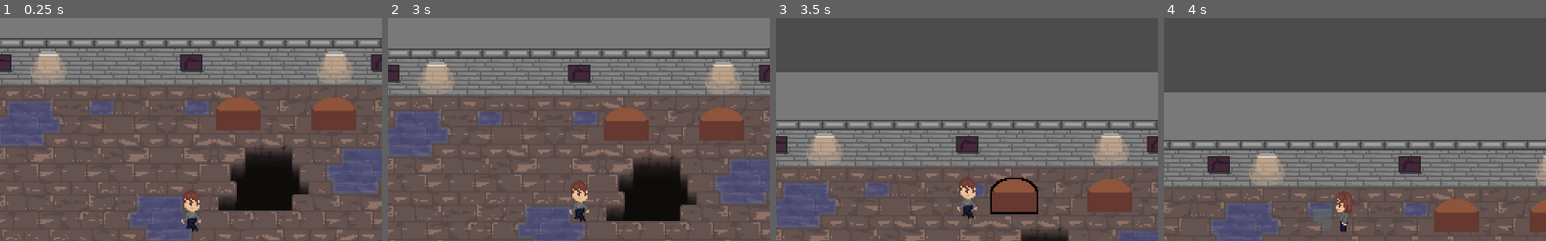
Above: before the commit, frames 1-4 (left to right).
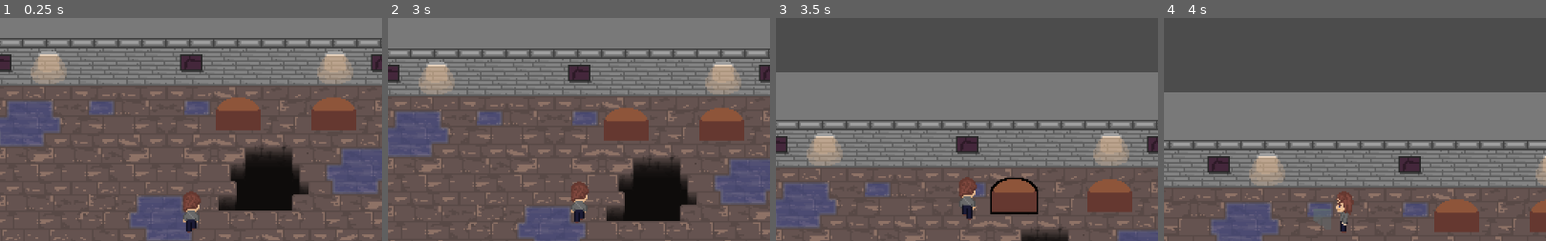
Above: after the commit, the same moments.

Repository: Drauthius/ld45
Game: Godot game, scene res://scn/Game.tscn
The game is run twice, just before and just after one commit, with the same random seed, the same clock (stepped at 60 frames per second) and the same inputs.
Inputs (mouse positions are % of the whole screen's width and height, from its top left):
- Up to frame 1 (0.25 s): no input
- Up to frame 2 (3 s): tap Enter (player_interact) at 0.5, 2, 2.1 s; move the mouse to (72, 45) at 0.52 s; hold Right (player_right) 0.53-1.28 s; hold Space (player_attack) 0.53-1.28 s; click (72, 45) at 0.67 s; move the mouse to (30, 55) at 1.27 s; hold Down (player_down) 1.28-2.03 s; tap Space (player_attack) at 1.35 s; move the mouse to (60, 28) at 2.02 s; hold Right (player_right) 2.03-2.78 s; hold Space (player_attack) 2.03-2.78 s; move the mouse to (45, 70) at 2.77 s; hold Up (player_up) from 2.78 s (still down); tap 1 at 2.85 s; click (45, 70) at 2.92 s
- Up to frame 3 (3.5 s): keep holding Up (player_up); tap Space (player_attack) at 3.05 s
- Up to frame 4 (4 s): move the mouse to (80, 65) at 3.52 s; release Up (player_up) at 3.53 s; hold Left (player_left) from 3.53 s (still down); hold Space (player_attack) from 3.53 s (still down); tap 9 at 3.6 s
The pictures show only the part of the screen within x 25-75%, y 7-57%; the shares and areas given below are measured in that part.

The runs differ from the first frame. In frame 1, 0.3% of the frame differs, in the area x 47-53%, y 76-97%; in frame 2, 0.3%, in the area x 47-53%, y 72-92%; in frame 3, 0.3%; in frame 4, nothing differs.

Commit message:
Use new player sprite

Diff:
--- a/scn/Blobber.tscn
+++ b/scn/Blobber.tscn
@@ -32,7 +32,7 @@
 "values": [ ExtResource( 2 ) ]
 }
 
-[node name="Blobber" index="0" instance=ExtResource( 1 )]
+[node name="Blobber" instance=ExtResource( 1 )]
 movement_speed = 50.0
 
 [node name="Sprite" parent="." index="0"]
--- a/scn/Character.tscn
+++ b/scn/Character.tscn
@@ -68,6 +68,7 @@
 
 [sub_resource type="Animation" id=5]
 resource_name = "run_up"
+length = 0.8
 loop = true
 tracks/0/type = "value"
 tracks/0/path = NodePath("Sprite:frame")
@@ -76,10 +77,10 @@
 tracks/0/imported = false
 tracks/0/enabled = true
 tracks/0/keys = {
-"times": PoolRealArray(  ),
-"transitions": PoolRealArray(  ),
+"times": PoolRealArray( 0, 0.1, 0.2, 0.3, 0.4, 0.5, 0.6, 0.7 ),
+"transitions": PoolRealArray( 1, 1, 1, 1, 1, 1, 1, 1 ),
 "update": 1,
-"values": [  ]
+"values": [ 8, 9, 10, 11, 12, 13, 14, 15 ]
 }
 
 [node name="Character" type="KinematicBody2D" groups=[
--- a/scn/Player.tscn
+++ b/scn/Player.tscn
@@ -1,12 +1,10 @@
-[gd_scene load_steps=14 format=2]
+[gd_scene load_steps=12 format=2]
 
 [ext_resource path="res://scn/Character.tscn" type="PackedScene" id=1]
 [ext_resource path="res://src/Player.gd" type="Script" id=2]
-[ext_resource path="res://gfx/player45.png" type="Texture" id=3]
-[ext_resource path="res://gfx/player0.png" type="Texture" id=4]
-[ext_resource path="res://gfx/player-45.png" type="Texture" id=5]
-[ext_resource path="res://gfx/player-90.png" type="Texture" id=6]
-[ext_resource path="res://gfx/player90.png" type="Texture" id=7]
+[ext_resource path="res://gfx/player.png" type="Texture" id=3]
+[ext_resource path="res://gfx/player-45.png" type="Texture" id=4]
+[ext_resource path="res://gfx/player45.png" type="Texture" id=5]
 
 [sub_resource type="CircleShape2D" id=1]
 radius = 20.0
@@ -26,18 +24,6 @@
 "transitions": PoolRealArray( 1, 1, 1, 1, 1, 1, 1, 1 ),
 "update": 1,
 "values": [ 0, 1, 2, 3, 4, 5, 6, 7 ]
-}
-tracks/1/type = "value"
-tracks/1/path = NodePath("Sprite:texture")
-tracks/1/interp = 1
-tracks/1/loop_wrap = true
-tracks/1/imported = false
-tracks/1/enabled = true
-tracks/1/keys = {
-"times": PoolRealArray( 0 ),
-"transitions": PoolRealArray( 1 ),
-"update": 1,
-"values": [ ExtResource( 4 ) ]
 }
 
 [sub_resource type="Animation" id=6]
@@ -112,19 +98,7 @@
 "times": PoolRealArray( 0, 0.1, 0.2, 0.3, 0.4, 0.5, 0.6, 0.7 ),
 "transitions": PoolRealArray( 1, 1, 1, 1, 1, 1, 1, 1 ),
 "update": 1,
-"values": [ 0, 1, 2, 3, 4, 5, 6, 7 ]
-}
-tracks/1/type = "value"
-tracks/1/path = NodePath("Sprite:texture")
-tracks/1/interp = 1
-tracks/1/loop_wrap = true
-tracks/1/imported = false
-tracks/1/enabled = true
-tracks/1/keys = {
-"times": PoolRealArray( 0 ),
-"transitions": PoolRealArray( 1 ),
-"update": 1,
-"values": [ ExtResource( 6 ) ]
+"values": [ 24, 25, 26, 27, 28, 29, 30, 31 ]
 }
 
 [sub_resource type="Animation" id=4]
@@ -141,29 +115,18 @@
 "times": PoolRealArray( 0, 0.1, 0.2, 0.3, 0.4, 0.5, 0.6, 0.7 ),
 "transitions": PoolRealArray( 1, 1, 1, 1, 1, 1, 1, 1 ),
 "update": 1,
-"values": [ 0, 1, 2, 3, 4, 5, 6, 7 ]
-}
-tracks/1/type = "value"
-tracks/1/path = NodePath("Sprite:texture")
-tracks/1/interp = 1
-tracks/1/loop_wrap = true
-tracks/1/imported = false
-tracks/1/enabled = true
-tracks/1/keys = {
-"times": PoolRealArray( 0 ),
-"transitions": PoolRealArray( 1 ),
-"update": 1,
-"values": [ ExtResource( 7 ) ]
+"values": [ 16, 17, 18, 19, 20, 21, 22, 23 ]
 }
 
-[node name="Player" instance=ExtResource( 1 )]
+[node name="Player" index="0" instance=ExtResource( 1 )]
 script = ExtResource( 2 )
 max_health = 4
 
 [node name="Sprite" parent="." index="0"]
 texture = ExtResource( 3 )
+vframes = 8
 hframes = 8
-frame = 2
+frame = 9
 
 [node name="Camera2D" type="Camera2D" parent="." index="2"]
 current = true
--- a/src/Player.gd
+++ b/src/Player.gd
@@ -21,8 +21,8 @@
 		$AttackCooldown.start()
 		var attack := MeleeAttack.instance()
 		add_child(attack)
-		attack.rotation = facing
-		attack.position = Vector2(16, 0).rotated(facing)
+		attack.rotation = facing - PI
+		attack.position = Vector2(16, 0).rotated(facing - PI)
 
 func _physics_process(_delta):
 	if dead or $"..".paused:
@@ -40,36 +40,37 @@
 		dir.y += 1
 
 	if dir.length_squared() != 0.0:
-		facing = dir.angle()
+		facing = dir.angle() + PI
 
 	var velocity := move_and_slide(dir.normalized() * movement_speed)
 
-	if velocity.length_squared() <= 0.001 and $AnimationPlayer.is_playing():
-		$AnimationPlayer.seek(0, true)
-		$AnimationPlayer.stop()
-	else:
-		var deg = rad2deg(facing + PI/2)
-		var anim := "run_down"
-		if deg >= 337.5 or deg <= 22.5:
-			anim = "run_up"
-		elif deg >= 22.5 and deg <= 67.5:
-			anim = "run_upright"
-		elif deg >= 67.5 and deg <= 112.5:
-			anim = "run_right"
-		elif deg >= 112.5 and deg <= 157.5:
-			anim = "run_downright"
-		elif deg >= 157.5 and deg <= 202.5:
-			anim = "run_down"
-		elif deg >= 202.5 and deg <= 247.5:
-			anim = "run_downleft"
-		elif deg >= 247.5 and deg <= 292.5:
-			anim = "run_left"
-		else:
-			anim = "run_upleft"
-
-		if not $AnimationPlayer.has_animation(anim):
-			anim = "run_down"
-		$AnimationPlayer.play(anim)
+	update_sprite(velocity.length_squared() <= 0.001)
+#	if velocity.length_squared() <= 0.001 and $AnimationPlayer.is_playing():
+#		$AnimationPlayer.seek(0, true)
+#		$AnimationPlayer.stop()
+#	else:
+#		var deg = rad2deg(facing + PI/2)
+#		var anim := "run_down"
+#		if deg >= 337.5 or deg <= 22.5:
+#			anim = "run_up"
+#		elif deg >= 22.5 and deg <= 67.5:
+#			anim = "run_upright"
+#		elif deg >= 67.5 and deg <= 112.5:
+#			anim = "run_right"
+#		elif deg >= 112.5 and deg <= 157.5:
+#			anim = "run_downright"
+#		elif deg >= 157.5 and deg <= 202.5:
+#			anim = "run_down"
+#		elif deg >= 202.5 and deg <= 247.5:
+#			anim = "run_downleft"
+#		elif deg >= 247.5 and deg <= 292.5:
+#			anim = "run_left"
+#		else:
+#			anim = "run_upleft"
+#
+#		if not $AnimationPlayer.has_animation(anim):
+#			anim = "run_down"
+#		$AnimationPlayer.play(anim)
 
 func _on_InteractionRange_body_entered(body):
 	if body.is_in_group("Interactable"):
Not shown: 2 places in scn/Player.tscn that only renumber resources
